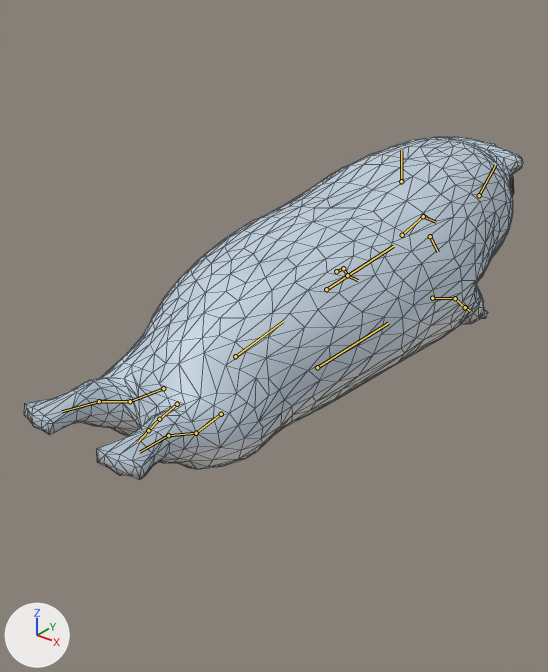
What one commit did to the glTF model game/art/models/battle/harbor_seal.glb.
One viewpoint serves both versions: a 50 mm camera at (0.833, -1.275, 1.082) aimed at (-0.047, -0.174, 0.4). The axes (+X, +Y, +Z) are drawn at lower left. The lights are the same throughout. The older version comes first. Both versions are drawn at frame 6 of the action 'attack2'; the numbers are the values there. The bones that bend it are drawn over the model as lines. Mesh edges are drawn as thin lines.

Objects in the first picture: 'harbor_seal_movie'.
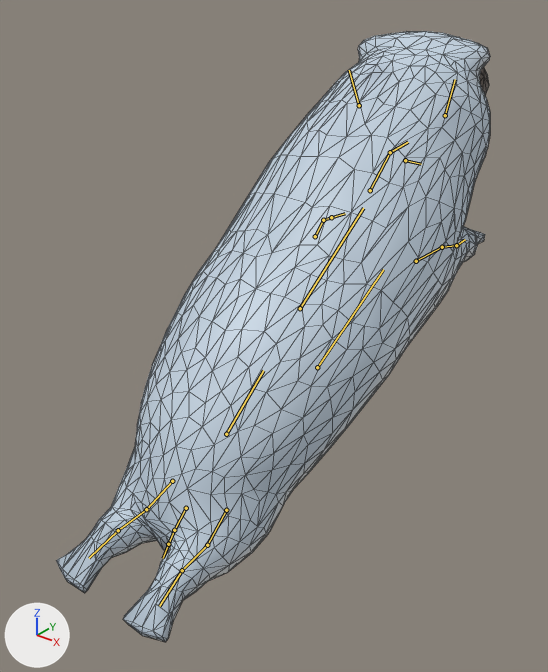
Where the change shows, as pixel boxes [x1, y1, x2, y2] in the pictures (548 x 672 px):
'harbor_seal_movie', posed (13% narrower, 78% taller)
    before: [24, 137, 523, 480]
    after: [56, 31, 490, 642]
bone 'root', root to tip
    before: (317, 367) to (388, 323)
    after: (317, 367) to (383, 269)

What the commit changed:
Bone 'root' (bone_root) turns from (0, 0, 0) to (31, 0, 0) degrees about its own x, y and z.
